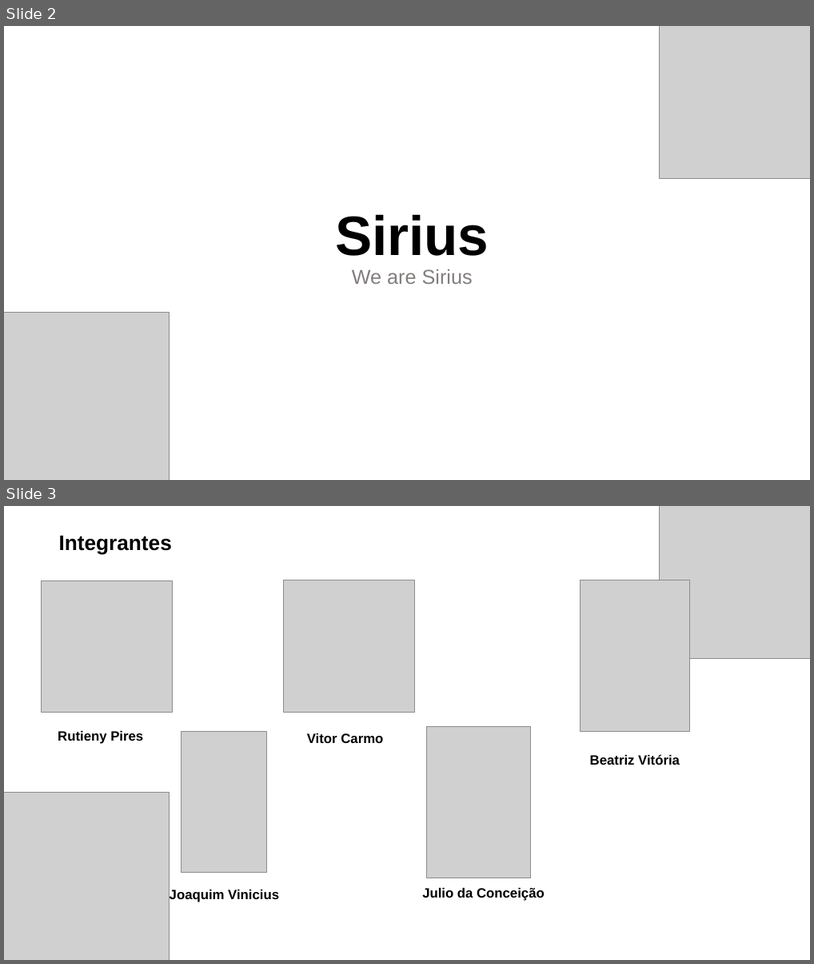
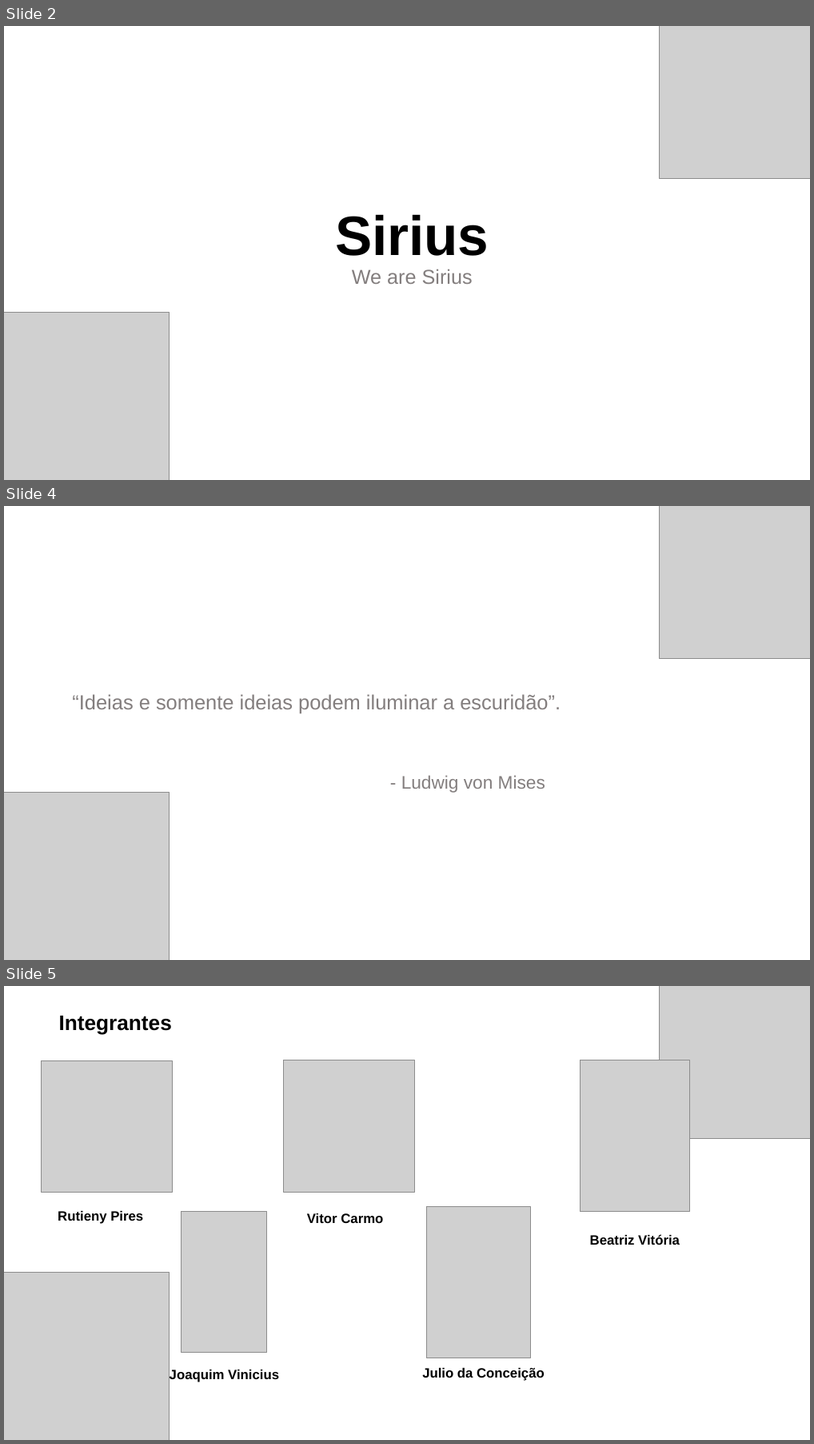
Before and after one commit to Sirius-tcc/Documents, a slide deck: slides/PreviaTCC.pptx. Shown one above the other, each under a label of ours: slides 2 and 3 before the commit, slides 2, 4 and 5 after it; the slides between them are not shown. The pictures are 814x964 and 814x1444 pixels, drawn with LibreOffice and Linux fonts; fonts in the diff are those of the drawing; grey boxes stand for pictures; background and template pictures are left out. Boxes give left, top, right and bottom in pixels: in the first picture for what was removed or moved away, otherwise in the second. Text is boxed around its words. In the diff, an @@ line names an element or a change of style, - is before the commit and + after.

```diff
--- a/slides/PreviaTCC.pptx
+++ b/slides/PreviaTCC.pptx
@@ slide 4 added at [4, 506, 810, 960], background #FFFFFF @@
@@ picture added at [660, 506, 810, 659] @@
@@ title added at [72, 694, 561, 792], 24.3 pt, text #837E7E @@
+“Ideias e somente ideias podem iluminar a escuridão”.
+- Ludwig von Mises
@@ picture added at [4, 792, 169, 960] @@
@@ what was slide 3 is now slide 5 @@
```
Also in this commit, not shown: 2 slides changed, 6 other slides added.
